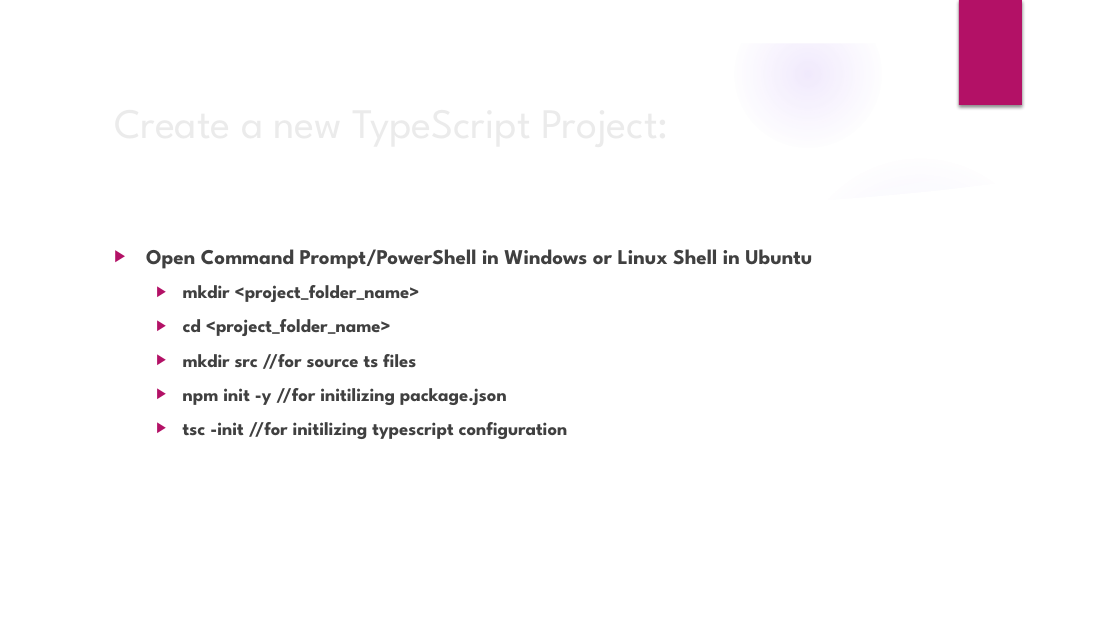
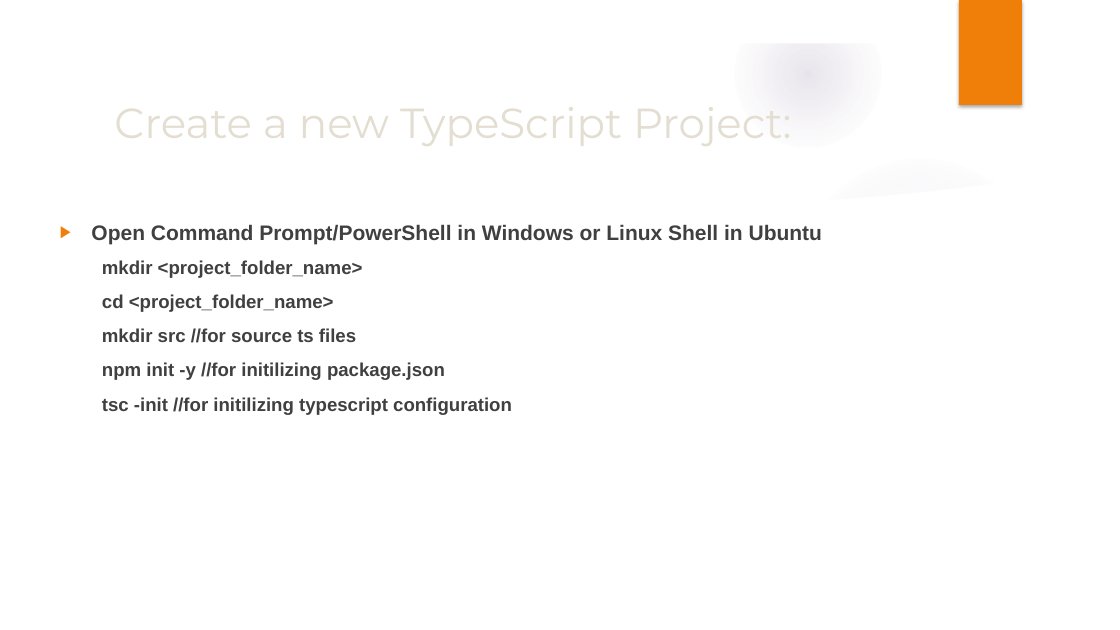
Before and after one commit to fkhan79/giaic_fmk, a slide deck: slide 16 of presentations/GIAIC_00-Introduction to TypeScript.pptx (slide 11 before the commit). Drawn at 1120x630 pixels with LibreOffice and Linux fonts; fonts in the diff are those of the drawing; background and template pictures are left out. Boxes give left, top, right and bottom in pixels: in the first picture for what was removed or moved away, otherwise in the second. Text is boxed around its words. In the diff, an @@ line names an element or a change of style, - is before the commit and + after.

```diff
--- a/presentations/GIAIC_00-Introduction to TypeScript.pptx
+++ b/presentations/GIAIC_00-Introduction to TypeScript.pptx
@@ fill gradient #9B6BF2 to gradient #604878 in 4 elements at bbox=[0, 245, 385, 630], bbox=[0, 266, 217, 483], bbox=[791, 154, 1049, 413], bbox=[735, 1, 882, 148] @@
@@ rectangle at bbox=[959, 0, 1022, 105]: fill #B31166 to #F07F09; shadow changed @@
@@ title "Create a new TypeScript Project:" at bbox=[106, 89, 911, 154]: font League Spartan to Montserrat, text colour #EBEBEB to #E3DED1 @@
@@ text "Open Command Prompt/PowerShell in Windows ...": place and size @@
-text "Open Command Prompt/PowerShell in Windows ..." at bbox=[146, 249, 812, 439]
+text "Open Command Prompt/PowerShell in Windows ..." at bbox=[91, 224, 822, 415]
@@ text "Open Command Prompt/PowerShell in Windows ..." at bbox=[91, 224, 822, 415]: font League Spartan to Arial; bullet colour #B31166 to #F07F09; bullet ▶ to none @@
```
Also in this commit, not shown: 22 other slides changed, 5 slides added.
